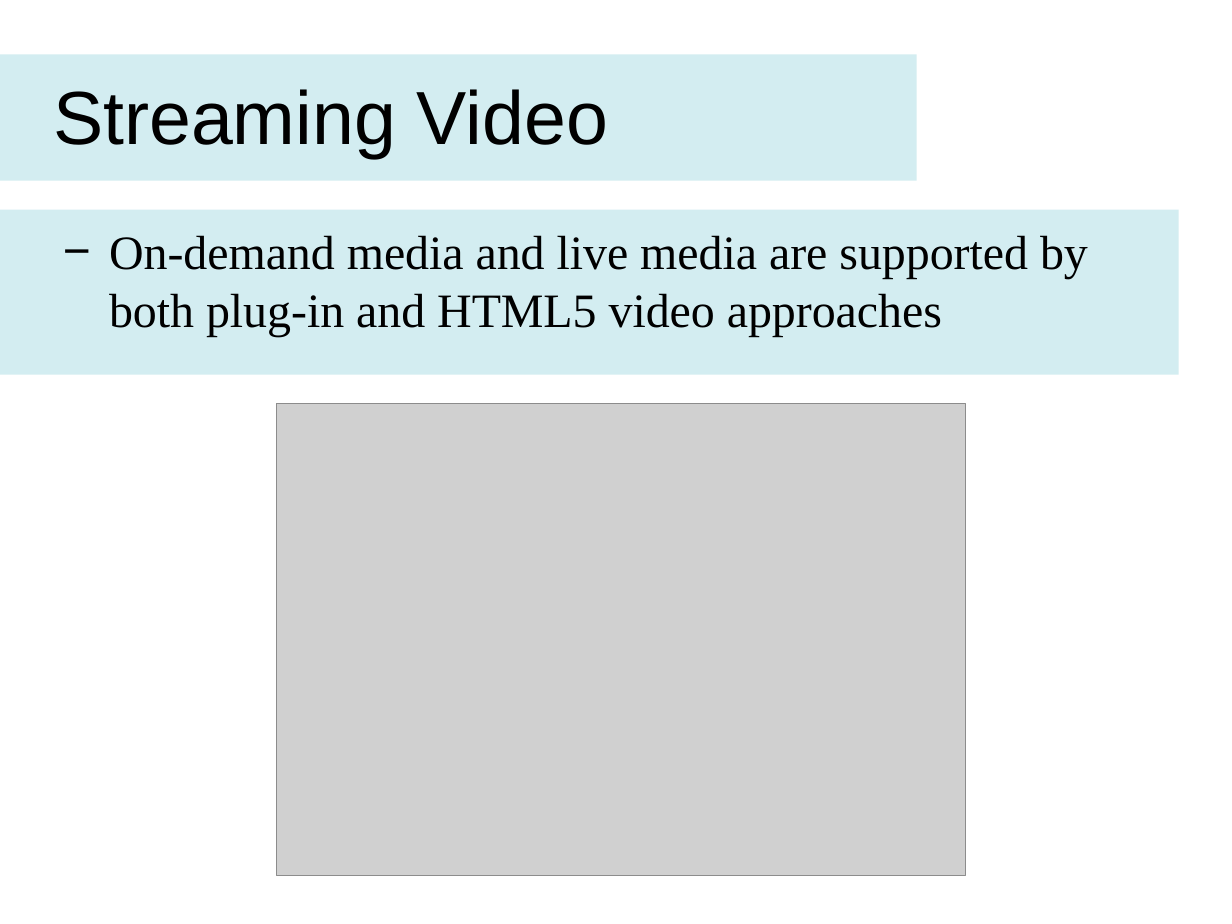
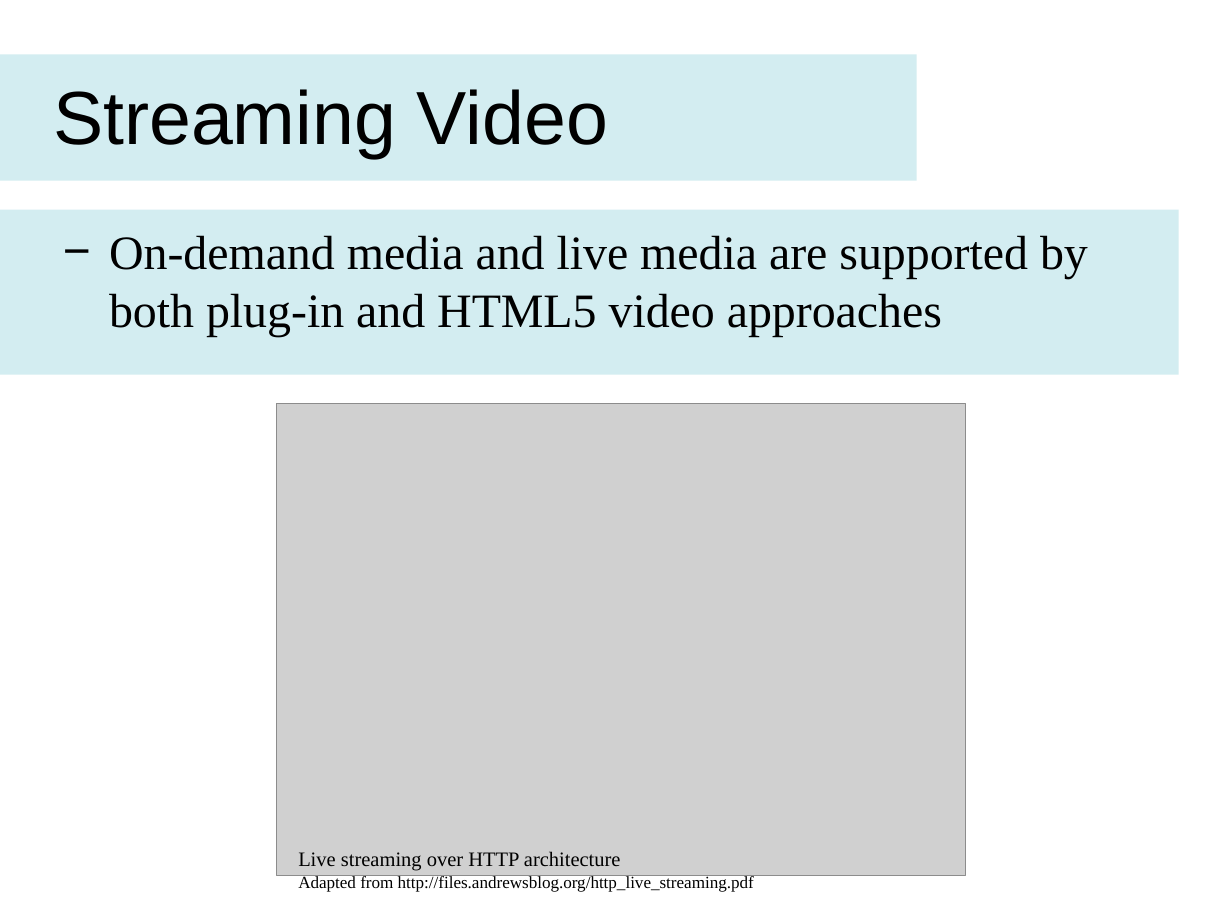
Before and after one commit to dhulme/irp, a slide deck: slide 3 of presentation/slides.pptx. Drawn at 1232x924 pixels with LibreOffice and Linux fonts; fonts in the diff are those of the drawing; grey boxes stand for pictures. Boxes give left, top, right and bottom in pixels: in the first picture for what was removed or moved away, otherwise in the second. Text is boxed around its words. In the diff, an @@ line names an element or a change of style, - is before the commit and + after.

```diff
--- a/presentation/slides.pptx
+++ b/presentation/slides.pptx
@@ text added at <box>298,851,754,892</box>, 10 pt, text #000000 @@
+Live streaming over HTTP architecture
+Adapted from http://files.andrewsblog.org/http_live_streaming.pdf
```
Also in this commit, not shown: 1 other slide changed, 2 other files.
